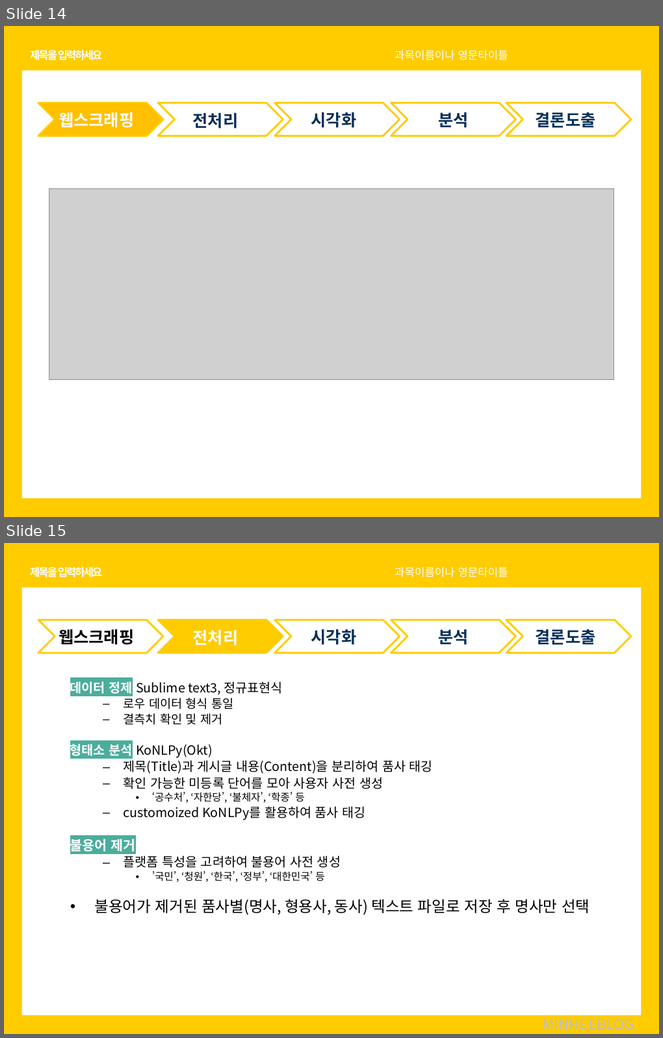
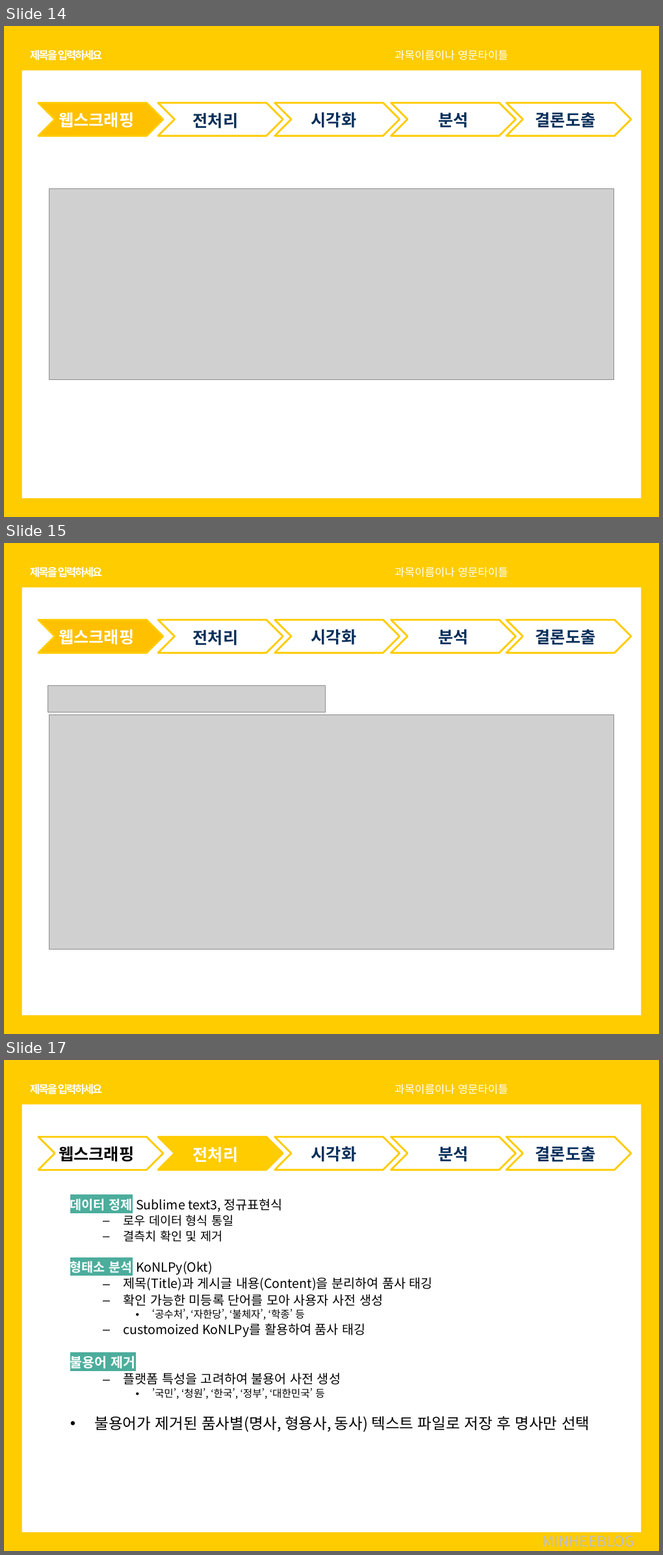
Before and after one commit to soothingni/PROJECT1, a slide deck: 치즈.pptx. Shown one above the other, each under a label of ours: slides 14 and 15 before the commit, slides 14, 15 and 17 after it; the slides between them are not shown. The pictures are 663x1038 and 663x1555 pixels, drawn with LibreOffice and Linux fonts; fonts in the diff are those of the drawing; grey boxes stand for pictures. Boxes give left, top, right and bottom in pixels: in the first picture for what was removed or moved away, otherwise in the second. Text is boxed around its words. In the diff, an @@ line names an element or a change of style, - is before the commit and + after.

```diff
--- a/치즈.pptx
+++ b/치즈.pptx
@@ slide 15 added at [4, 543, 659, 1034], background #FFCC00 @@
@@ text added at [30, 565, 103, 579], 12 pt, text #FFFFFF, bold @@
+제목을 입력하세요
@@ text added at [395, 567, 508, 577], 12 pt, text #FFFFFF @@
+과목이름이나 영문타이틀
@@ rectangle added at [22, 588, 642, 1016], fill #FFFFFF @@
@@ chevron added at [38, 620, 163, 653], fill #FFC000, outline #FFCC00 2 pt @@
@@ chevron added at [158, 620, 283, 653], outline #FFCC00 2 pt @@
@@ chevron added at [274, 620, 400, 653], outline #FFCC00 2 pt @@
@@ chevron added at [391, 620, 516, 653], outline #FFCC00 2 pt @@
@@ chevron added at [506, 620, 632, 653], outline #FFCC00 2 pt @@
@@ text added at [59, 629, 134, 645], 18 pt, text #FFFFFF, bold @@
+웹스크래핑
@@ text added at [193, 630, 239, 646], 18 pt, text #082E59, bold @@
+전처리
@@ text added at [311, 629, 357, 645], 18 pt, text #082E59, bold @@
+시각화
@@ text added at [438, 629, 468, 645], 18 pt, text #082E59, bold @@
+분석
@@ text added at [536, 629, 596, 645], 18 pt, text #082E59, bold @@
+결론도출
@@ picture added at [48, 686, 326, 713] @@
@@ picture added at [50, 715, 614, 949] @@
@@ what was slide 15 is now slide 17 @@
```
Also in this commit, not shown: 2 slides changed, 1 other slide added.
